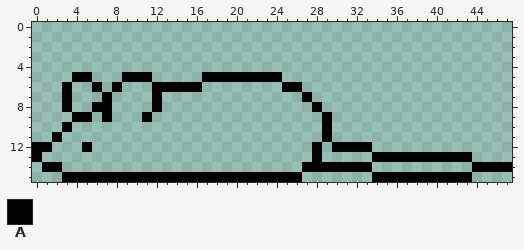
One commit to this pixel-art file: Assets/Sprites/rat_proto.aseprite. The picture above was drawn from the file before the commit.
48x16 pixels, 1 frame.
Palette (. is transparent): A #000000
Pixels before, first column x 0:
 5 ....AA...AAA.....AAAAAAAA.......................
 6 ...A..A.A...AAAAA........AA.....................
 7 ...A...A....A..............A....................
 8 ...A..AA....A...............A...................
 9 ....AA.A...A.................A..................
10 ...A.........................A..................
11 ..A..........................A..................
12 AA...A......................A.AAAA..............
13 A...........................A.....AAAAAAAAAA....
14 .AA........................AAAAAAA..........AAAA
15 ...AAAAAAAAAAAAAAAAAAAAAAAA.......AAAAAAAAAA....
And afterwards:
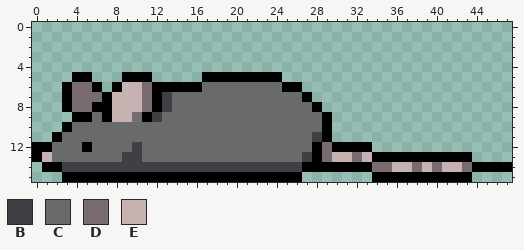
Colours new in this view: B #404044  C #696a6a  D #796c71  E #c6b3b1
Edits made:
layer "Group 1/Layer 5" added
layer "Group 1/Layer 6" added
layer "Group 1/Layer 11" opacity 45% multiply added
Layers "Group 1/Layer 11", "Group 1/Layer 6", "Group 1/Layer 5":
Colour B now appears in rows 7 to 8 at x 13; in row 9 at x 12; in row 11 at x 28; in row 12 at x 10; in row 13 at x 9 to 10 and 27; in row 14 at x 3 to 26.
Colour C now appears in row 6 at x 17 to 24; in row 7 at x 14 to 26; in row 8 at x 14 to 27; in row 9 at x 6 and 13 to 28; in row 10 at x 4 to 28; in row 11 at x 3 to 27.
Colour C now appears in row 12 at x 2 to 4, 6 to 9 and 11 to 27; in row 13 at x 2 to 8 and 11 to 26.
Colour D now appears in row 6 at x 4 to 5 and 11; in row 7 at x 4 to 6 and 11; in row 8 at x 4 to 5 and 11; in row 9 at x 10; in row 12 at x 29; in row 13 at x 29 and 32.
Colour D now appears in row 14 at x 34 to 35, 38, 40 and 43.
Colour E now appears in row 6 at x 9 to 10; in rows 7 to 8 at x 8 to 10; in row 9 at x 8 to 9; in row 13 at x 1, 30 to 31 and 33; in row 14 at x 36 to 37, 39 and 41 to 42.
Where, in picture pixels (left, top, right, bottom), the same in both pictures:
added: (42, 82, 472, 172)
